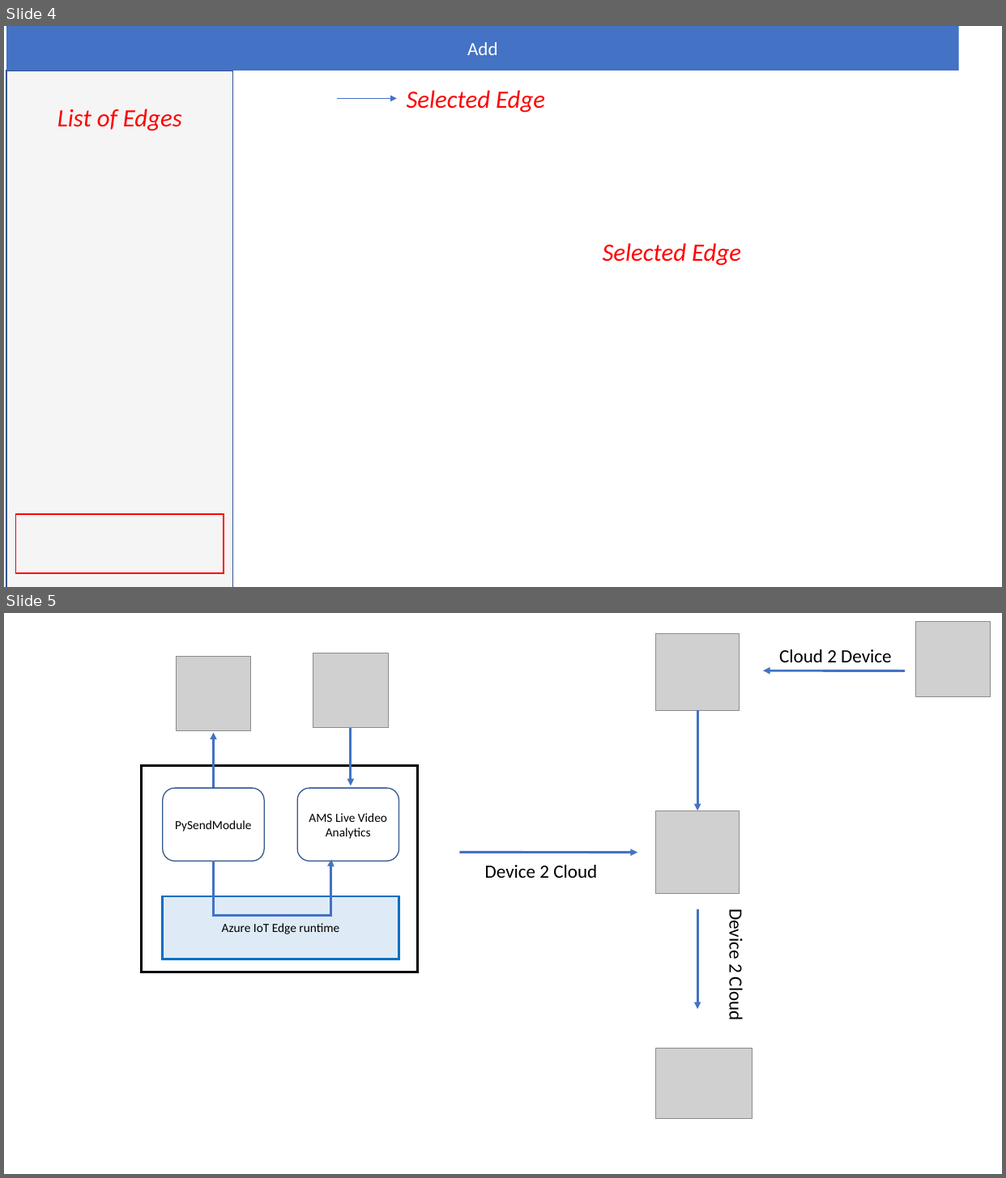
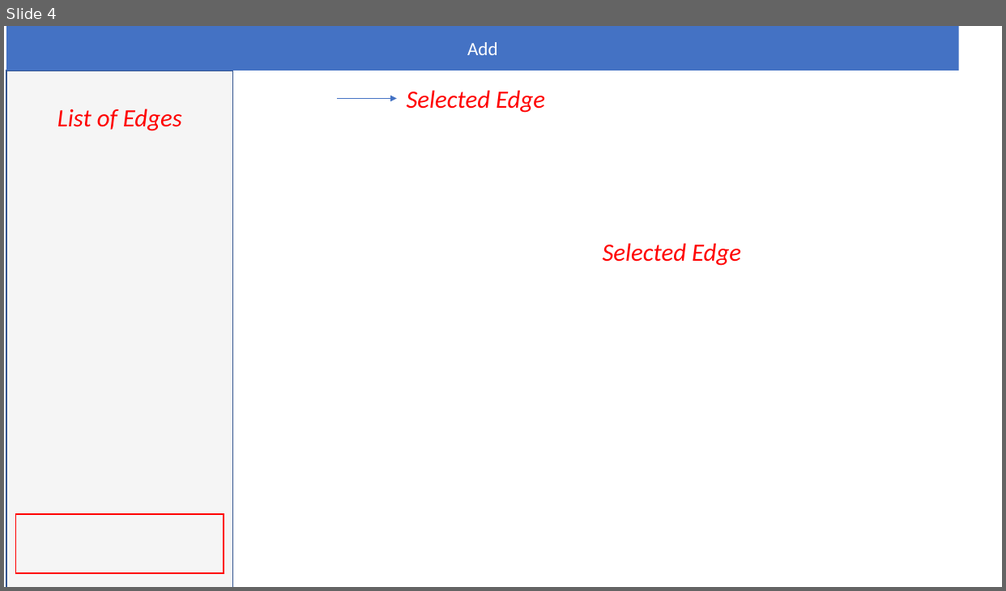
Before and after one commit to AzureIoTGBB/iot-edge-configuration-manager, a slide deck: MythicalIoT.pptx. Shown one above the other, each under a label of ours: slides 4 and 5 before the commit, slide 4 after it. The pictures are 1006x1178 and 1006x591 pixels, drawn with LibreOffice and Linux fonts; fonts in the diff are those of the drawing; grey boxes stand for pictures; background and template pictures are left out. Boxes give left, top, right and bottom in pixels: in the first picture for what was removed or moved away, otherwise in the second. Text is boxed around its words. In the diff, an @@ line names an element or a change of style, - is before the commit and + after.

```diff
--- a/MythicalIoT.pptx
+++ b/MythicalIoT.pptx
@@ slide 5 removed at [4, 613, 1002, 1174], background #FFFFFF @@
@@ picture removed at [656, 634, 739, 710] @@
@@ picture removed at [916, 622, 991, 697] @@
@@ picture removed at [177, 656, 251, 730] @@
@@ picture removed at [313, 653, 388, 727] @@
@@ text removed at [779, 649, 891, 662] @@
-Cloud 2 Device
@@ arrow removed from (906, 671) to (763, 671) @@
@@ arrow removed from (214, 789) to (214, 733) @@
@@ arrow removed from (351, 727) to (351, 786) @@
@@ arrow removed from (698, 710) to (698, 811) @@
@@ rectangle removed at [141, 766, 417, 973] @@
@@ rounded rectangle removed at [163, 788, 265, 862] @@
-PySendModule
@@ rounded rectangle removed at [297, 788, 399, 862] @@
-AMS Live Video Analytics
@@ picture removed at [656, 811, 739, 894] @@
@@ arrow removed from (460, 853) to (637, 853) @@
@@ elbow arrow removed from (214, 862) to (332, 860) @@
@@ text removed at [485, 865, 597, 878] @@
-Device 2 Cloud
@@ rectangle removed at [163, 897, 399, 960] @@
-Azure IoT Edge runtime
@@ arrow removed from (698, 909) to (698, 1009) @@
@@ text removed at [724, 914, 747, 1020] @@
-Device 2 Cloud
@@ picture removed at [656, 1049, 752, 1119] @@
```
Also in this commit, not shown: 1 slide changed, 1 slide added, 5 other slides removed, 11 other files.
